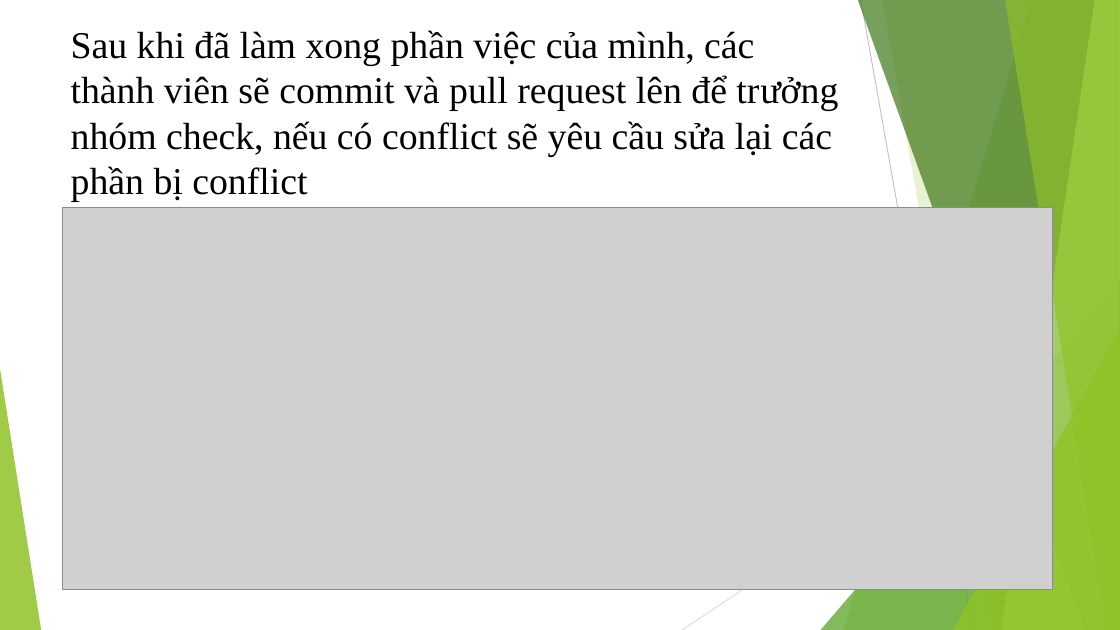
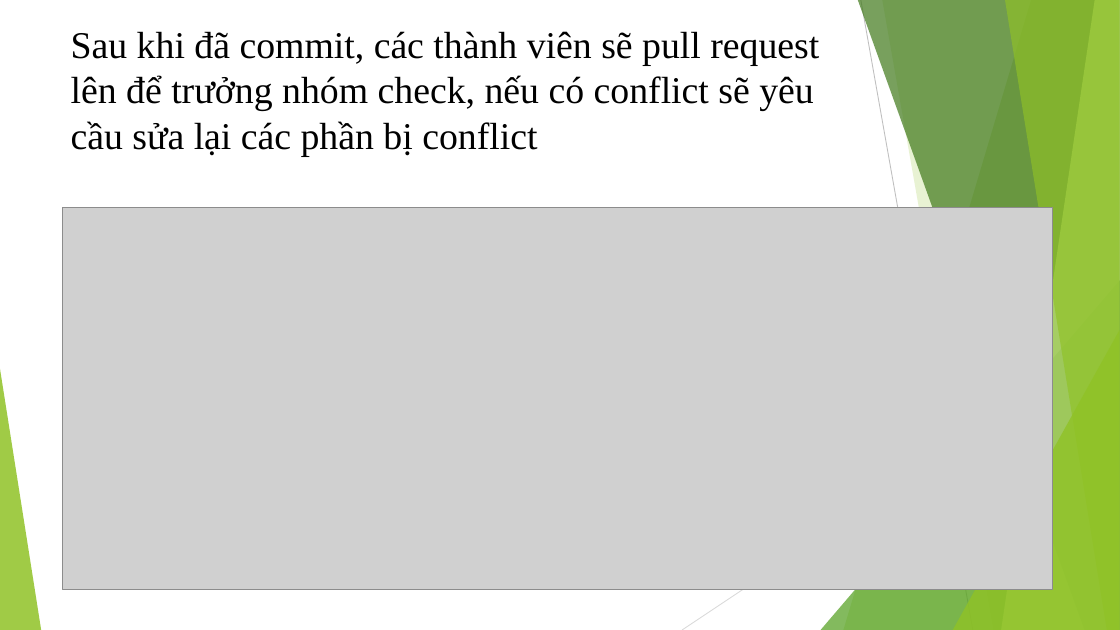
Before and after one commit to ProjectTLU17/Study, a slide deck: slide 8 of docs/Project-final.pptx (slide 7 before the commit). Drawn at 1120x630 pixels with LibreOffice and Linux fonts; fonts in the diff are those of the drawing; grey boxes stand for pictures. Boxes give left, top, right and bottom in pixels: in the first picture for what was removed or moved away, otherwise in the second. Text is boxed around its words. In the diff, an @@ line names an element or a change of style, - is before the commit and + after.

```diff
--- a/docs/Project-final.pptx
+++ b/docs/Project-final.pptx
@@ title at <box>71,31,819,156</box>: text changed @@
-Sau khi đã làm xong phần việc của mình, các thành viên sẽ commit và pull request lên để trưởng nhóm check, nếu có conflict sẽ yêu cầu sửa lại các phần bị conflict
+Sau khi đã commit, các thành viên sẽ pull request lên để trưởng nhóm check, nếu có conflict sẽ yêu cầu sửa lại các phần bị conflict
```
Also in this commit, not shown: 1 slide added.
